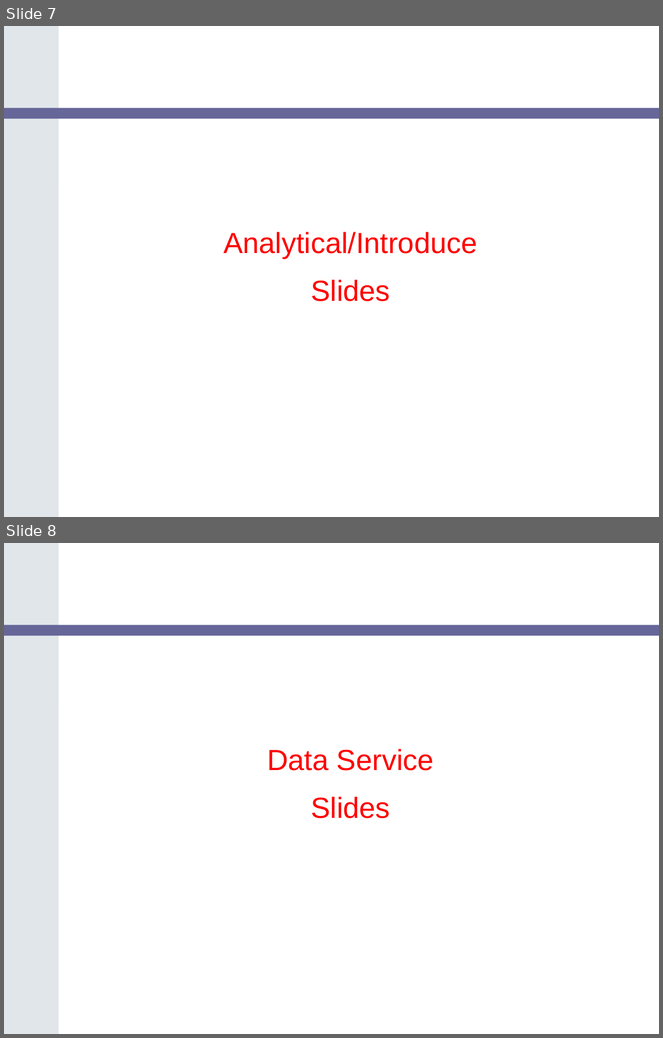
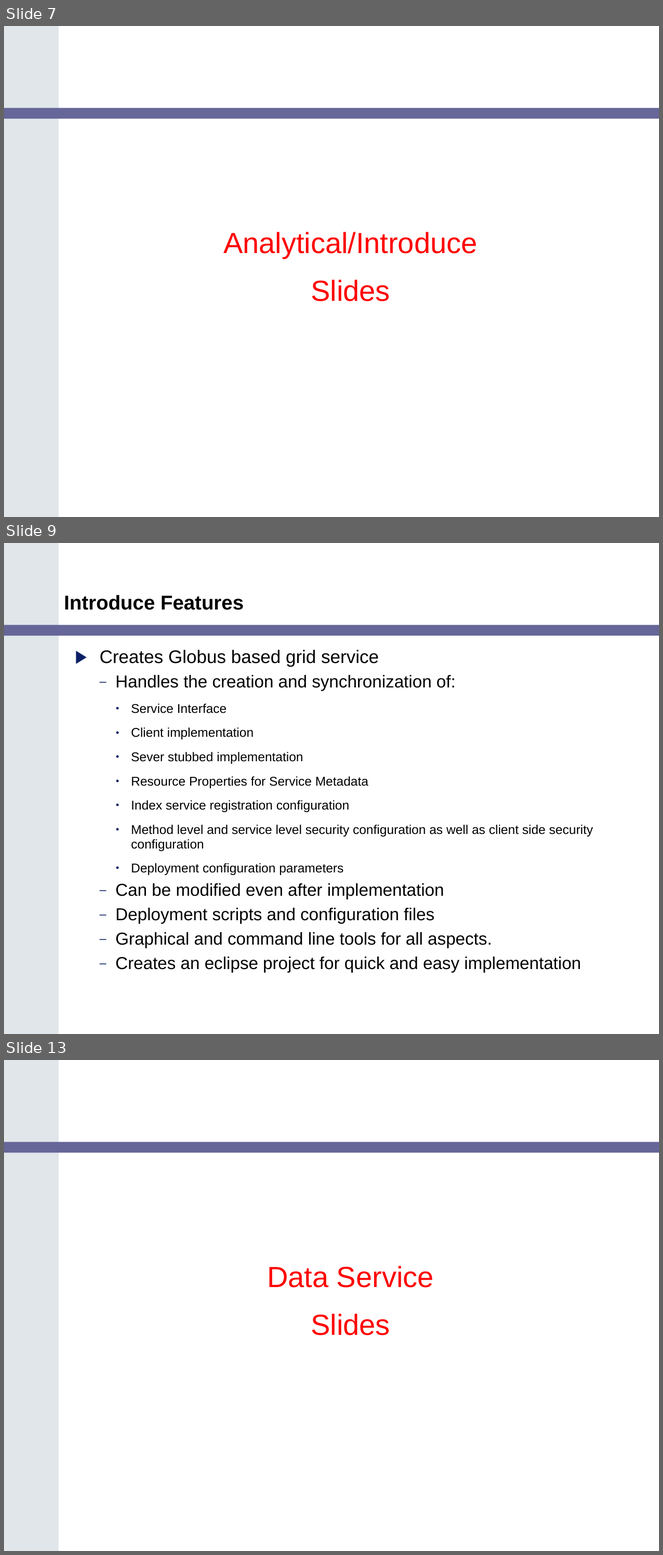
Before and after one commit to NCIP/cagrid-portal, a slide deck: cagrid-1-0/Documentation/presentations/200602_VCDE_ARCH/caGrid_Update_Arch_VCDE_Feb1.ppt. Shown one above the other, each under a label of ours: slides 7 and 8 before the commit, slides 7, 9 and 13 after it; the slides between them are not shown. The pictures are 663x1038 and 663x1555 pixels, drawn with LibreOffice and Linux fonts; fonts in the diff are those of the drawing; background and template pictures are left out. Boxes give left, top, right and bottom in pixels: in the first picture for what was removed or moved away, otherwise in the second. Text is boxed around its words. In the diff, an @@ line names an element or a change of style, - is before the commit and + after.

```diff
--- a/cagrid-1-0/Documentation/presentations/200602_VCDE_ARCH/caGrid_Update_Arch_VCDE_Feb1.ppt
+++ b/cagrid-1-0/Documentation/presentations/200602_VCDE_ARCH/caGrid_Update_Arch_VCDE_Feb1.ppt
@@ slide 9 added at <box>4,543,659,1034</box>, background #FFFFFF; not listed: 2 template elements that a slide beside it also shows @@
@@ title added at <box>64,595,244,610</box>, 22 pt, text #000000, bold @@
+Introduce Features
@@ text added at <box>100,650,593,973</box>, 14 pt, text #000000 @@
+▶ Creates Globus based grid service
+  – Handles the creation and synchronization of:
+    • Service Interface
+    • Client implementation
+    • Sever stubbed implementation
+    • Resource Properties for Service Metadata
+    • Index service registration configuration
+    • Method level and service level security configuration as well as client side security configuration
+    • Deployment configuration parameters
+  – Can be modified even after implementation
+  – Deployment scripts and configuration files
+  – Graphical and command line tools for all aspects.
+  – Creates an eclipse project for quick and easy implementation
@@ what was slide 8 is now slide 13 @@
```
Also in this commit, not shown: 4 other slides added, 2 other files.
